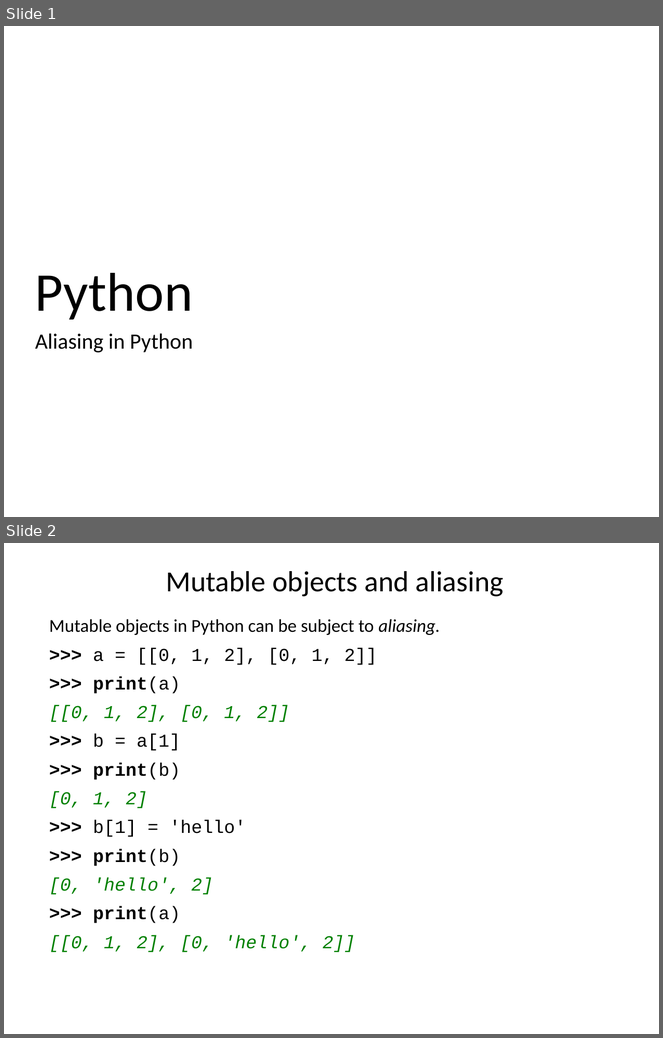
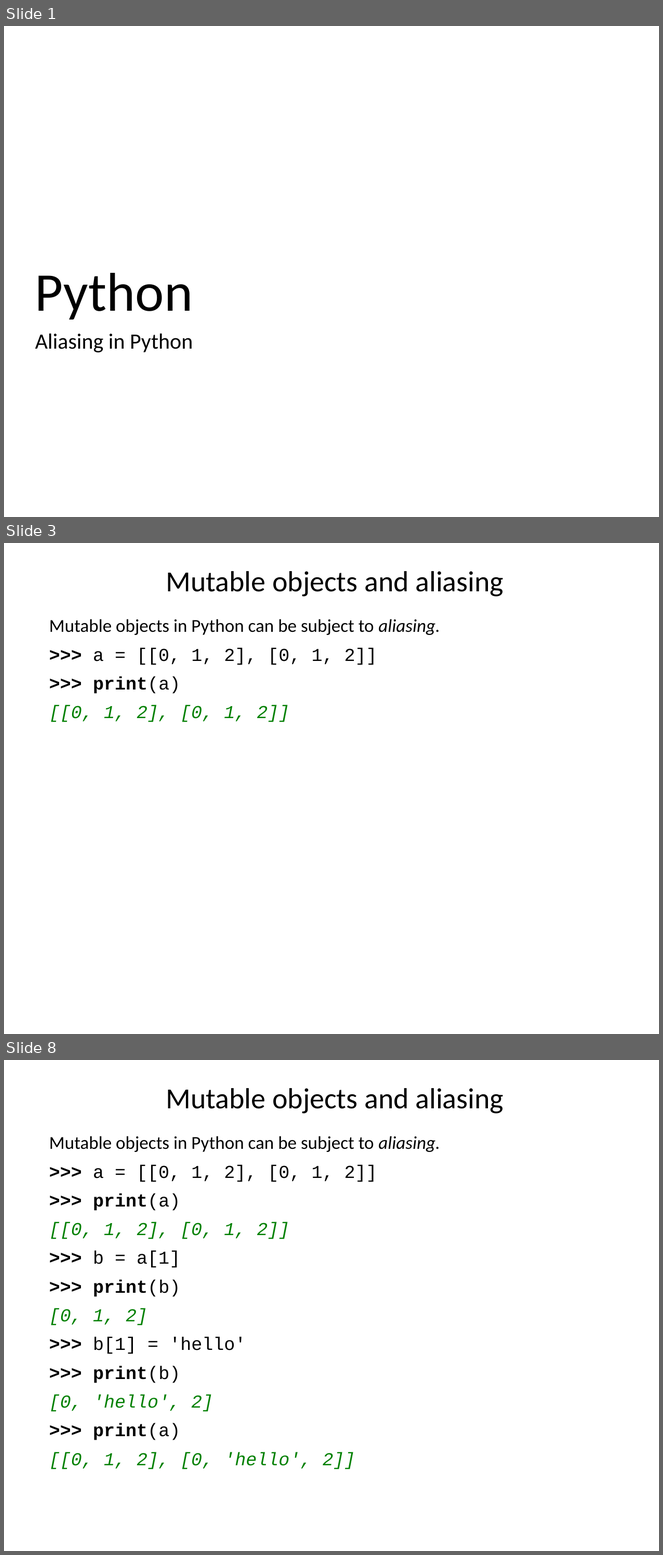
Before and after one commit to ncasuk/ncas-isc, a slide deck: python/presentations/learning_python/13_ceda-alias.pptx. Shown one above the other, each under a label of ours: slides 1 and 2 before the commit, slides 1, 3 and 8 after it; the slides between them are not shown. The pictures are 663x1038 and 663x1555 pixels, drawn with LibreOffice and Linux fonts; fonts in the diff are those of the drawing; background and template pictures are left out. Boxes give left, top, right and bottom in pixels: in the first picture for what was removed or moved away, otherwise in the second. Text is boxed around its words. In the diff, an @@ line names an element or a change of style, - is before the commit and + after.

```diff
--- a/python/presentations/learning_python/13_ceda-alias.pptx
+++ b/python/presentations/learning_python/13_ceda-alias.pptx
@@ slide 3 added at [4,543,659,1034], background picture (left out) @@
@@ title added at [166,571,504,597], 32 pt, text #000000 @@
+Mutable objects and aliasing
@@ text added at [49,619,440,722], 20 pt, text #000000 @@
+Mutable objects in Python can be subject to aliasing.
+>>> a = [[0, 1, 2], [0, 1, 2]]
+>>> print(a)
+[[0, 1, 2], [0, 1, 2]]
@@ what was slide 2 is now slide 8 @@
```
Also in this commit, not shown: 6 other slides added, 1 other file.
